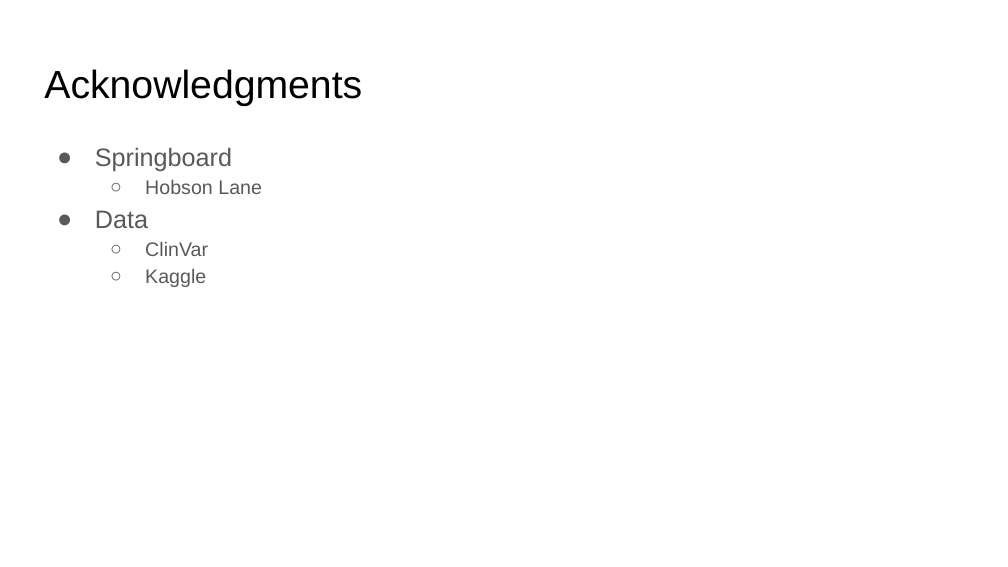
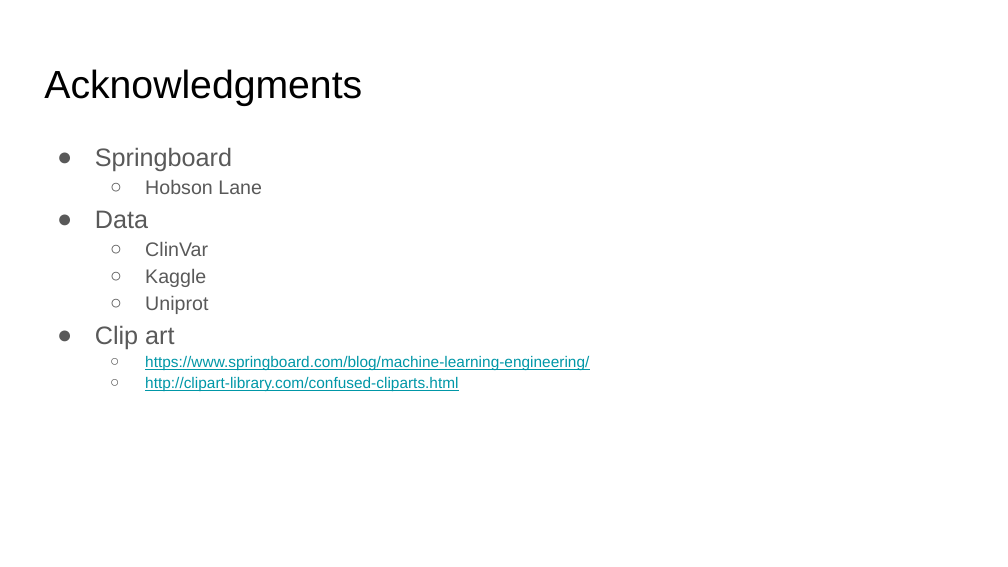
Before and after one commit to gksullan/Springboard_Capstone_1, a slide deck: slide 14 of reports/Predicting Genetic Variants that are Conflicting Classified.pptx (slide 12 before the commit). Drawn at 1008x567 pixels with LibreOffice and Linux fonts; fonts in the diff are those of the drawing. Boxes give left, top, right and bottom in pixels: in the first picture for what was removed or moved away, otherwise in the second. Text is boxed around its words. In the diff, an @@ line names an element or a change of style, - is before the commit and + after.

```diff
--- a/reports/Predicting Genetic Variants that are Conflicting Classified.pptx
+++ b/reports/Predicting Genetic Variants that are Conflicting Classified.pptx
@@ text at <box>95,296,589,392</box>: paragraphs added @@
+  ○ Uniprot
+● Clip art
+  ○ https://www.springboard.com/blog/machine-learning-engineering/
+  ○ http://clipart-library.com/confused-cliparts.html
```
Also in this commit, not shown: 7 other slides changed, 3 slides added, 1 slide removed.
